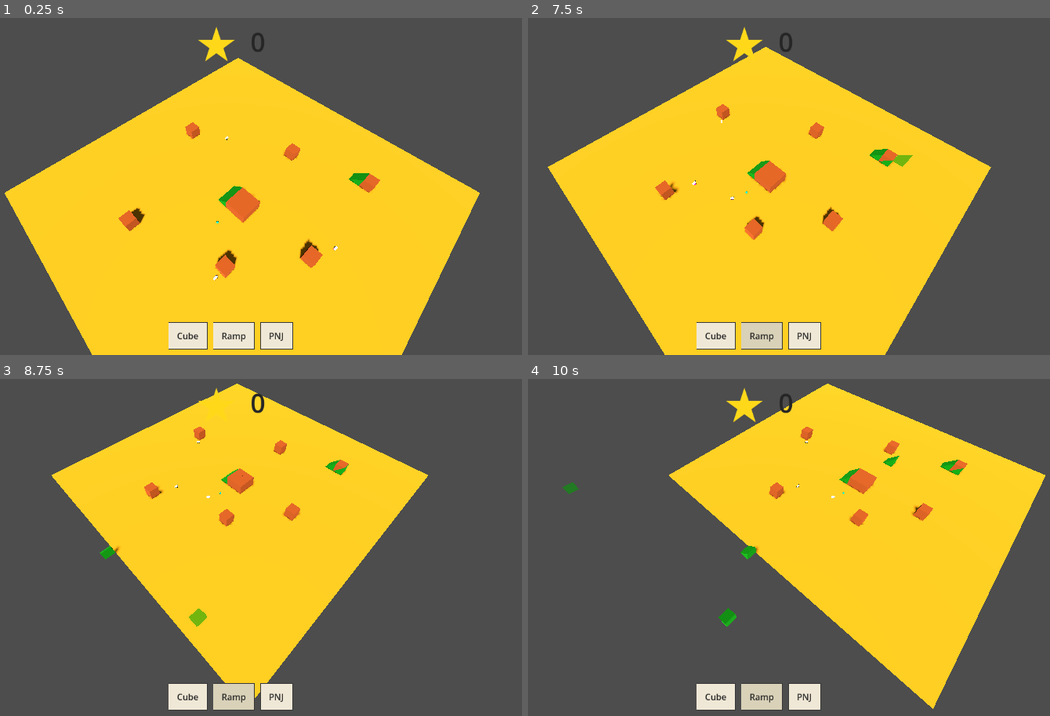
Above: before the commit, frames 1-4 (two rows, left to right).
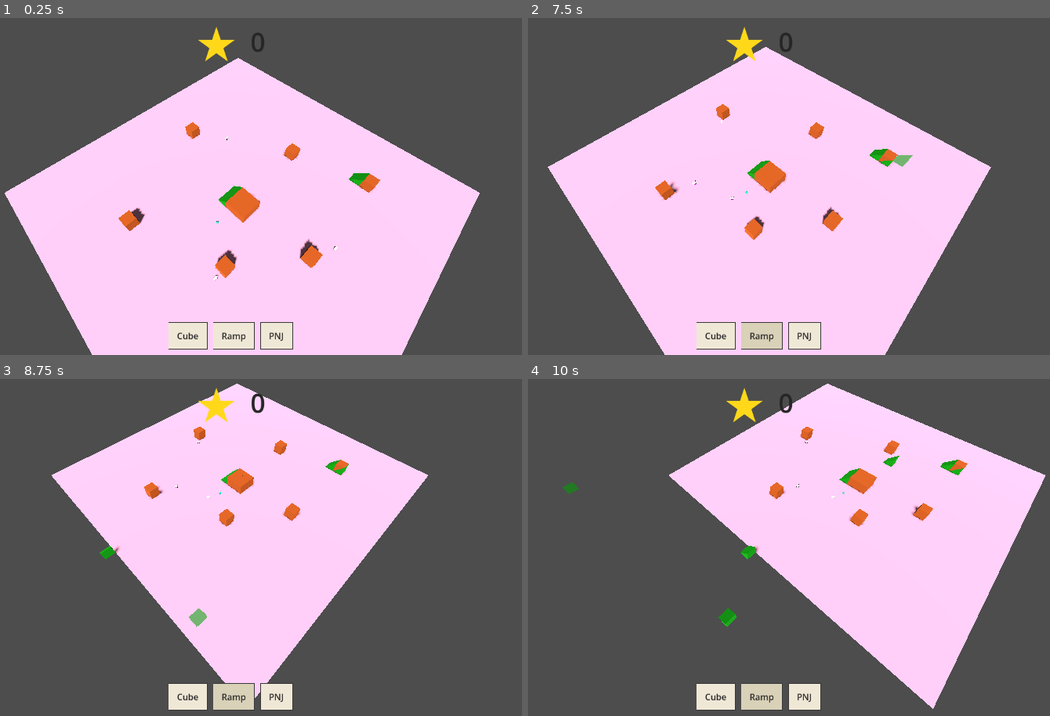
Above: after the commit, the same moments.

Repository: Kestrep/navigation_toy
Game: Godot game, scene res://scenes/main.tscn
Two runs of this game, one before a commit and one after it. Both use one fixed random seed, a clock stepped at 60 frames per second and the inputs below.
Inputs (mouse positions are in pixels of both pictures, inside the frame that each line leads up to):
- Up to frame 1 (0.25 s): no input
- Up to frame 2 (7.5 s): click "Cube" at 0.5 s; click "Ramp" at 1.25 s; click "PNJ" at 2 s; click "Cube" at 2.75 s; click "Ramp" at 3.5 s; click "PNJ" at 4.25 s; click "Cube" at 5 s; click "Ramp" at 5.75 s; click "PNJ" at 6.5 s; tap Enter at 7.25 s; move the mouse to (898, 162) at 7.27 s; hold S (camera_pan_back) from 7.28 s (still down); click (898, 162) at 7.42 s
- Up to frame 3 (8.75 s): release S (camera_pan_back) at 8 s; drag from (104, 557) to (198, 611) at 8.02 s
- Up to frame 4 (10 s): tap Space at 8.75 s; move the mouse to (820, 463) at 8.77 s; hold A (camera_pan_left) 8.78-9.5 s; click (820, 463) at 8.92 s; drag from (726, 611) to (569, 486) at 9.52 s

The runs differ from the first frame. In frame 1, 51% of the frame differs, in the area x 0-92%, y 11-100%; in frame 2, 48%; in frame 3, 34%; in frame 4, 34%.

Commit message:
Ajouter le preset d export Windows et les ajustements de scene.
Configure export_presets.cfg pour Windows Desktop et met a jour main.tscn apres passage dans l editeur Godot.

Co-authored-by: Cursor <cursoragent@cursor.com>

Diff:
--- a/scenes/main.tscn
+++ b/scenes/main.tscn
@@ -24,7 +24,7 @@
 size = Vector2(30, 30)
 
 [sub_resource type="StandardMaterial3D" id="StandardMaterial3D_0wfyh"]
-albedo_color = Color(0.9882353, 0.7058824, 0.11372549, 1)
+albedo_color = Color(0.9882353, 0.7058824, 0.84313726, 1)
 
 [sub_resource type="BoxShape3D" id="BoxShape3D_sgp6g"]
 
@@ -40,7 +40,7 @@
 
 [node name="SpawnToolbar" parent="CanvasLayer" unique_id=1116618056 instance=ExtResource("6_spawn_toolbar")]
 
-[node name="ThrowFeedbackLabel" type="Label" parent="CanvasLayer"]
+[node name="ThrowFeedbackLabel" type="Label" parent="CanvasLayer" unique_id=985598459]
 anchors_preset = 2
 anchor_top = 1.0
 anchor_bottom = 1.0
@@ -51,10 +51,10 @@
 grow_vertical = 0
 theme_override_colors/font_color = Color(0.15, 0.15, 0.15, 1)
 theme_override_font_sizes/font_size = 16
-text = ""
 script = ExtResource("12_throw_feedback")
 
-[node name="CatCatchScore" parent="CanvasLayer" instance=ExtResource("13_catch_score")]
+[node name="CatCatchScore" parent="CanvasLayer" unique_id=1363183606 instance=ExtResource("13_catch_score")]
+anchors_preset = 5
 
 [node name="CubeBuildMode" type="Node3D" parent="." unique_id=287716668]
 script = ExtResource("7_build_mode")
Not shown, added: export_presets.cfg
Not shown: 1 places in scenes/main.tscn that only renumber resources
